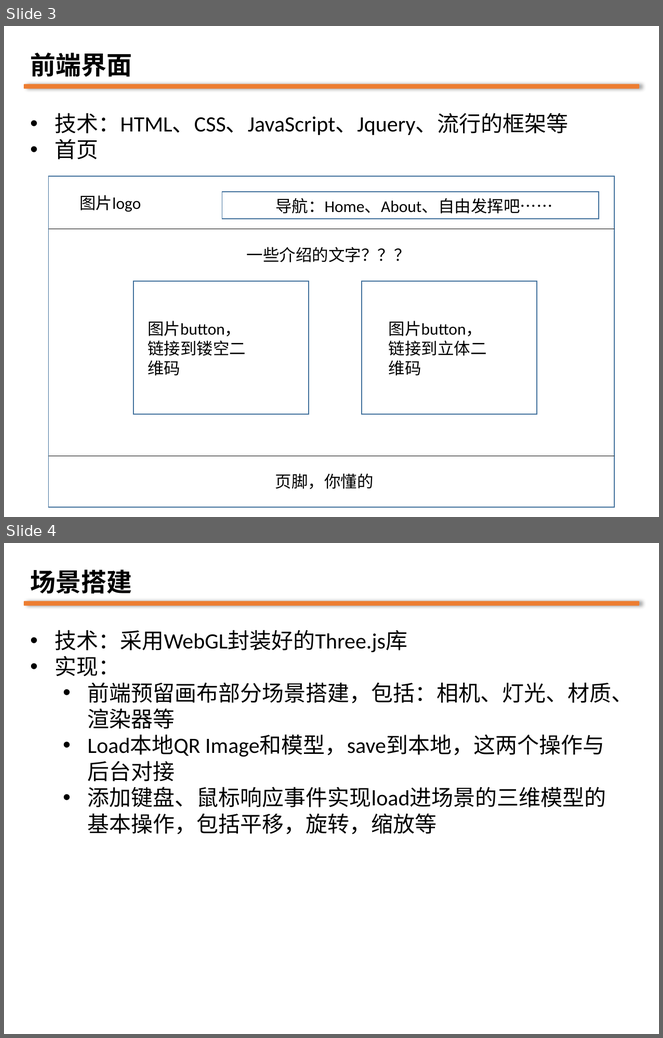
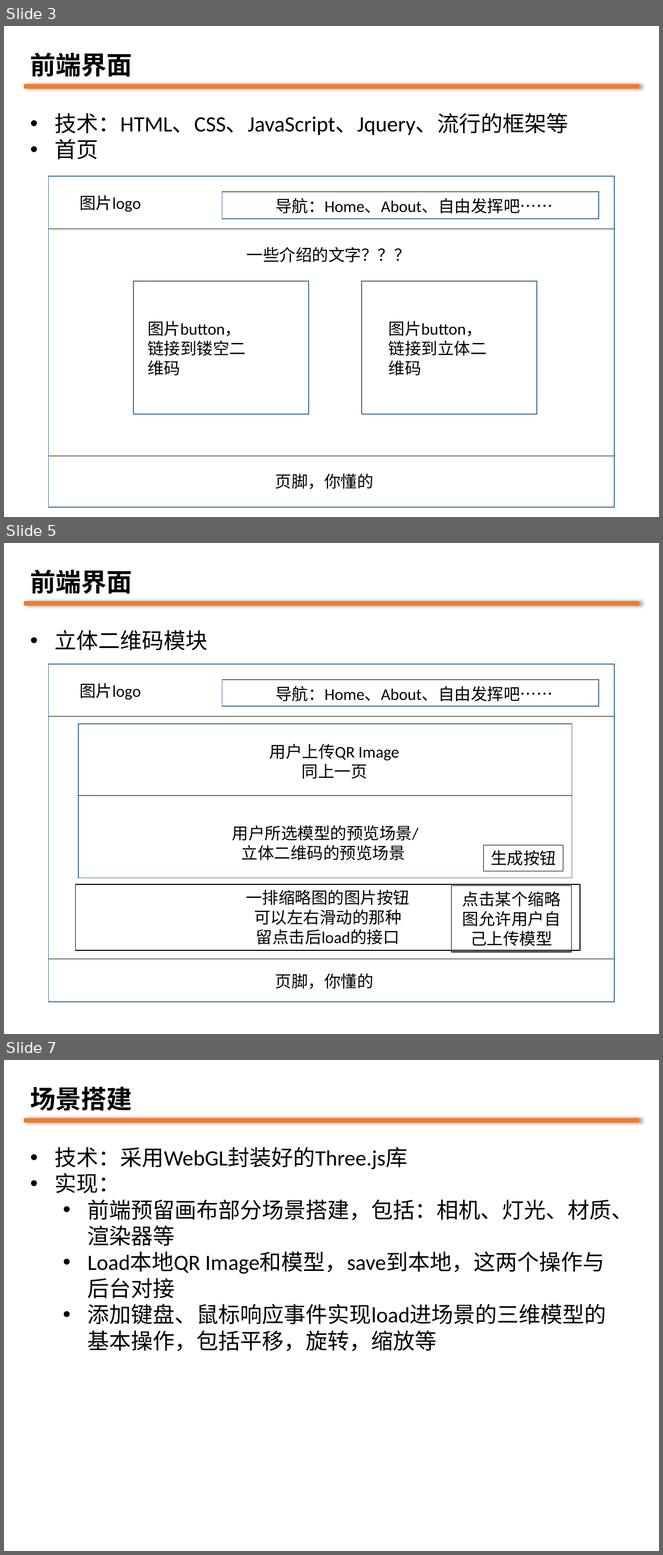
Before and after one commit to 3dincrement/Online-3D-QR-Codes-Generation-Website, a slide deck: doc/3D-QR-Code_Web.pptx. Shown one above the other, each under a label of ours: slides 3 and 4 before the commit, slides 3, 5 and 7 after it; the slides between them are not shown. The pictures are 663x1038 and 663x1555 pixels, drawn with LibreOffice and Linux fonts; fonts in the diff are those of the drawing. Boxes give left, top, right and bottom in pixels: in the first picture for what was removed or moved away, otherwise in the second. Text is boxed around its words. In the diff, an @@ line names an element or a change of style, - is before the commit and + after.

```diff
--- a/doc/3D-QR-Code_Web.pptx
+++ b/doc/3D-QR-Code_Web.pptx
@@ slide 5 added at (4,543,659,1034), background #C7EDCC @@
@@ text added at (30,570,132,594), 28 pt, text #000000, bold @@
+前端界面
@@ rounded rectangle added at (24,601,639,606), fill #ED7D31 @@
@@ text added at (55,630,208,651), 24 pt, text #000000 @@
+• 立体二维码模块
@@ rectangle added at (49,664,614,1002), outline #43739E 1 pt @@
@@ text added at (79,683,141,700), 18 pt, text #000000 @@
+图片logo
@@ rectangle added at (222,679,599,706), outline #43739E 1 pt @@
@@ text added at (275,686,553,702), 18 pt, text #000000 @@
+导航：Home、About、自由发挥吧……
@@ line added from (49, 717) to (614, 717), #000000 0.5 pt @@
@@ rectangle added at (78,724,572,796), outline #43739E 1 pt @@
@@ text added at (270,744,399,779), 18 pt, text #000000 @@
+用户上传QR Image
+同上一页
@@ rectangle added at (79,795,573,878), outline #43739E 1 pt @@
@@ text added at (232,825,419,861), 18 pt, text #000000 @@
+用户所选模型的预览场景/
+立体二维码的预览场景
@@ rectangle added at (483,845,563,871), outline #000000 0.5 pt, 18 pt, text #000000 @@
+生成按钮
@@ rectangle added at (75,884,580,951), outline #000000 0.75 pt, 18 pt, text #000000 @@
+一排缩略图的图片按钮
+可以左右滑动的那种
+留点击后load的接口
@@ rectangle added at (452,886,572,953), outline #000000 0.75 pt, 18 pt, text #000000 @@
+点击某个缩略图允许用户自己上传模型
@@ line added from (49, 960) to (614, 960), #000000 0.5 pt @@
@@ text added at (275,974,374,989), 18 pt, text #000000 @@
+页脚，你懂的
@@ what was slide 4 is now slide 7 @@
```
Also in this commit, not shown: 2 slides changed, 2 other slides added, 1 other file.
